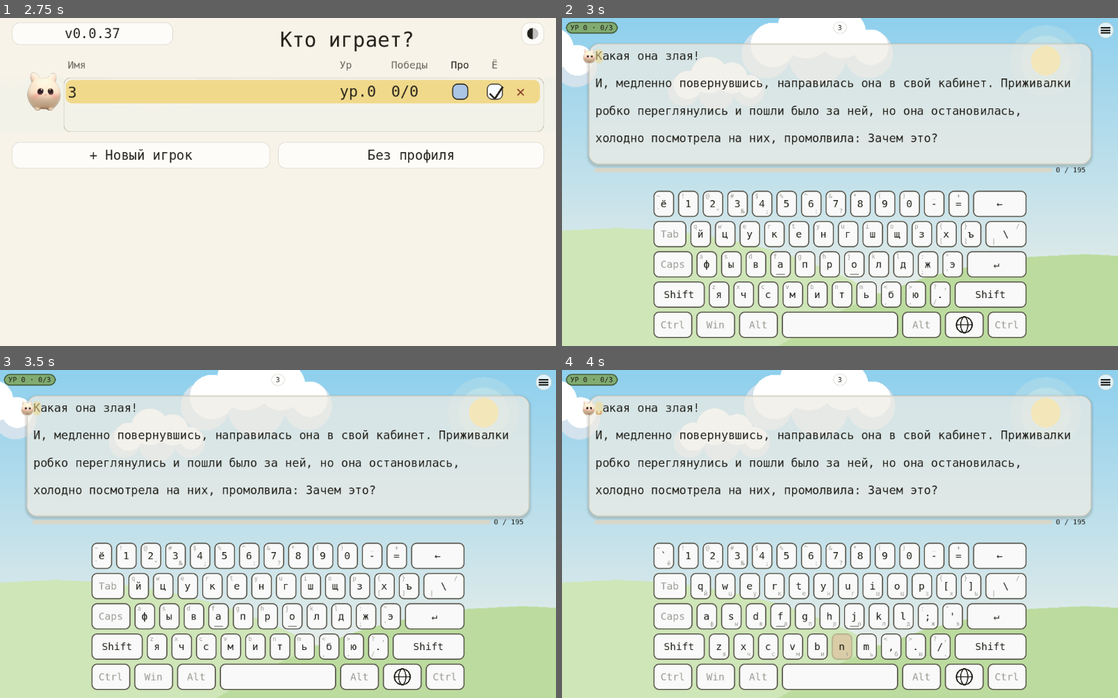
Above: before the commit, frames 1-4 (two rows, left to right).
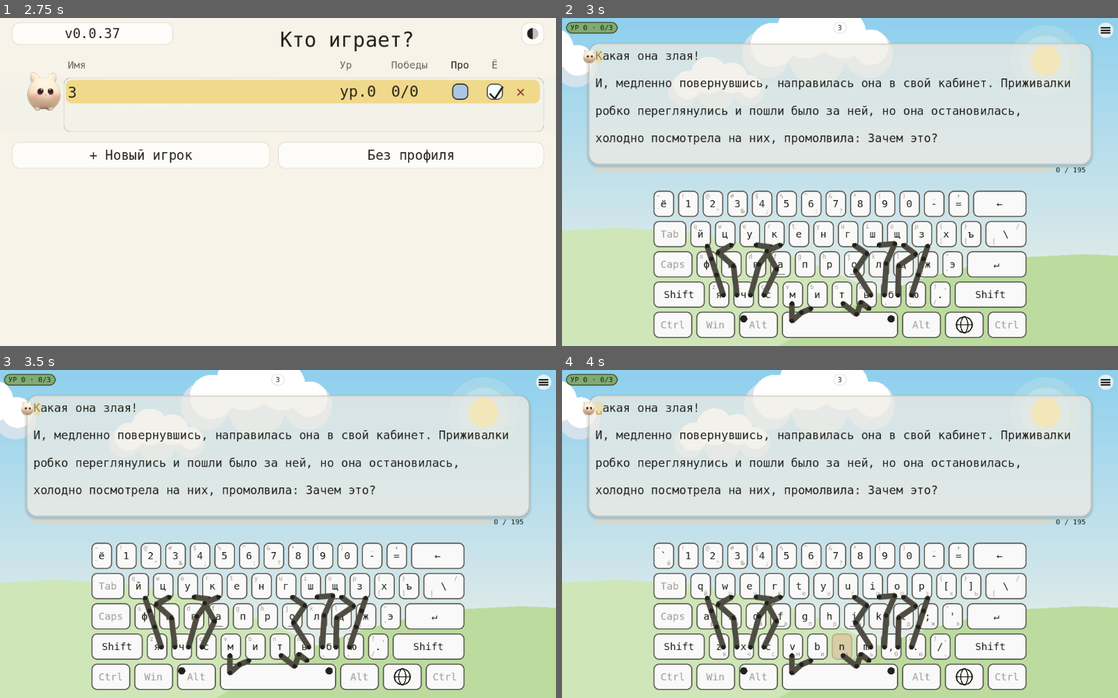
Above: after the commit, the same moments.

Repository: NikitaShubin/ModernBabyType
Game: Godot game, scene res://scenes/main.tscn
Two runs of this game, one before a commit and one after it. Both use one fixed random seed, a clock stepped at 60 frames per second and the inputs below.
Inputs (mouse positions are in pixels of both pictures, inside the frame that each line leads up to):
- Up to frame 1 (2.75 s): tap Enter at 0.5, 2.1 s; move the mouse to (400, 165) at 0.52 s; hold Right 0.53-1.25 s; tap Shift at 0.6 s; click (400, 165) at 0.67 s; tap Space at 0.77, 1.25 s; drag from (166, 198) to (250, 247) at 1.27 s; move the mouse to (333, 109) at 2.02 s; hold Right from 2.03 s (still down)
- Up to frame 2 (3 s): release Right at 2.75 s; tap Enter at 2.75 s; drag from (812, 247) to (673, 132) at 2.77 s
- Up to frame 3 (3.5 s): no input
- Up to frame 4 (4 s): tap Space at 3.5, 3.77 s; move the mouse to (1006, 583) at 3.52 s; hold Left from 3.53 s (still down); tap N at 3.6 s

Frame 1 is identical in both runs. In frame 2, 2.0% of the frame differs, in the area x 25-67%, y 67-94%; in frame 3, 2.0%; in frame 4, 2.0%.

Commit message:
Руки в игре: подсказка ведёт пальцы (этап 3) + чистый рендер Hands
draw_both — одна функция рисования песочницы и игры. В партии (main):
покой кистей рисуется всегда, пока доска на экране; подсказка
(_hint_keys) диктует ходы: Shift+буква — ДВЕ руки одновременно, знаки —
шифт+цифра, пробел — половиной своего бока («пробел:Л»), глобус —
большой правой. Ход пальца догоняет цель HANDS_CHASE=12/с и течёт
назад из конечной точки: подсказка спала — палец не телепортируется.
Позы кэшируются по (области, ввод), FABRIK не гоняется в кадре —
perf не задет. Пробы: ShiftR на левую руку, стороны пробела, снятый
пол штриха (был слеп — проверка теперь меряет функцию на мелкой доске
20px). Временные файлы хода работы — в .tmp/ (/tmp у автора обнуляется
при перезагрузке).

Diff:
--- a/game/scripts/hands.gd
+++ b/game/scripts/hands.gd
@@ -286,3 +286,68 @@
 		# (у него есть текущая буква); без контекста — правый большой.
 		return [RIGHT, THUMB]
 	return finger_of(s)
+
+
+## Куда идёт палец по ПОДСКАЗКЕ (сигнатура из _hint_keys игры):
+## «Shift»/«ShiftR» — мизинцы, «↵»/«←» — правый мизинец, легенда
+## клавиши — её палец, «пробел:Л/П» — большой той руки. [-1, -1] —
+## рука не реагирует (клавиша вне карты).
+static func hint_finger(sig: String) -> Array:
+	if sig == "Shift":
+		return [LEFT, PINKY]
+	if sig == "ShiftR":
+		return [RIGHT, PINKY]
+	return finger_of(sig)
+
+
+## Точка нажатия по сигнатуре подсказки: центр ПЛОЩАДИ клавиши у
+## обычных; «пробел:Л» — левая четверть ширины пробела, «пробел:П» —
+## правая (палец противоположной руки, как рисует подсказка половин).
+## ZERO — клавиши нет: рука не реагирует.
+static func hint_point(bs: Array, sig: String) -> Vector2:
+	var r := key_rect(bs, sig)
+	if r.size != Vector2.ZERO:
+		return r.get_center()
+	if sig == "пробел:Л" or sig == "пробел:П":
+		var sp := key_rect(bs, "пробел")
+		if sp.size != Vector2.ZERO:
+			var side := 0.25 if sig == "пробел:Л" else 0.75
+			return Vector2(sp.position.x + sp.size.x * side,
+				sp.position.y + sp.size.y * 0.5)
+	return Vector2.ZERO
+
+
+## Скелет обеих кистей рисует вызвавший CanvasItem (ни сцены, ни
+## состояния). rests — {рука: поза rest_pose}; presses —
+## {рука: {палец: [точка, ход 0..1]}} — пальцы со ludzi ходом тянутся
+## к точке (0 — чистый покой). Штрих — от питча доски.
+static func draw_both(ci: CanvasItem, rests: Dictionary,
+		presses: Dictionary, pitch: float, bone_base: Color,
+		joint_base: Color) -> void:
+	var w := stroke_of(pitch)
+	for h in rests.keys():
+		var pose: Dictionary = rests[h]
+		if not pose.has("wrist"):
+			continue
+		var chains: Dictionary = pose.get("fingers", {})
+		var pv: Dictionary = presses.get(h, {})
+		for f in chains.keys():
+			var chain: Array = chains[f]
+			if pv.has(f):
+				var info: Array = pv[f]
+				var tgt := (pose["targets"][f] as Vector2).lerp(
+					info[0], clampf(info[1], 0.0, 1.0))
+				chain = ik_chain(chain[0], bones_px(f, pitch), tgt)
+			if chain.size() < 2:
+				continue
+			for i in chain.size() - 1:
+				ci.draw_line(chain[i], chain[i + 1], bone_base,
+					w * 2.2, true)
+			for pt in chain:
+				ci.draw_circle(pt, w, joint_base)
+		ci.draw_circle(pose["wrist"], w * 1.6, joint_base)
+
+
+## Полтолщины костей: от питча — доска мельче, а палец читаться обязан.
+static func stroke_of(pitch: float) -> float:
+	return clampf(pitch * 0.11, 2.6, 5.0)
--- a/game/scripts/hands_sandbox.gd
+++ b/game/scripts/hands_sandbox.gd
@@ -122,8 +122,7 @@
 		int(30.0 * k), kb_key_sb, kb_on_sb, Ui.INK_DAY,
 		[], null, Ui.DIM_DAY, 1.0, "", false, _flash_sb(), press_key)
 	# Кисти ПОВЕРХ доски (полупрозрачно: подписи читаются).
-	_draw_hand(Hands.LEFT)
-	_draw_hand(Hands.RIGHT)
+	_draw_hands()
 
 
 ## Заливка вспышки — тем же стилем верного ввода, но alpha = таймеру.
@@ -136,46 +135,18 @@
 	return sb
 
 
-## Цепь пальца для рисования: покой из rest; если палец сейчас
-## «нажат», цель едет от покоя (над клавишей) к центру клавиши и
-## обратно — синус: нажал-вернулся без рыва.
-func _finger_chain(h: int, f: int) -> Array:
-	var pose: Dictionary = _rest.get(h, {})
-	var chains: Dictionary = pose.get("fingers", {})
-	if not chains.has(f):
-		return []
-	var chain: Array = chains[f]
-	if h != press_hand or f != press_finger or press_t <= 0.0:
-		return chain
-	# Ход: 0..1..0 (полсинуса от таймера танца PRESS_TIME).
-	var t01 := 1.0 - press_t / float(PRESS_TIME)
-	var depth := sin(clampf(t01, 0.0, 1.0) * PI)
-	var tgt: Vector2 = pose["targets"][f]
-	var target := tgt.lerp(press_point, depth)
-	return Hands.ik_chain(chain[0], Hands.bones_px(f, _pitch), target)
+func _draw_hands() -> void:
+	if _rest.is_empty():
+		return
+	# Ходы: тап гонит палец к центру клавиши по полусинусу хода
+	# (нажал-вернулся) — тот же механизм, что у подсказок в игре.
+	var presses := {}
+	if press_t > 0.0 and press_hand >= 0:
+		var t01 := 1.0 - press_t / float(PRESS_TIME)
+		var depth := sin(clampf(t01, 0.0, 1.0) * PI)
+		presses = {press_hand: {press_finger: [press_point, depth]}}
+	Hands.draw_both(self, _rest, presses, _pitch, _bone(), _joint())
 
-
-func _draw_hand(h: int) -> void:
-	var pose: Dictionary = _rest.get(h, {})
-	if not pose.has("wrist"):
-		return
-	var w := _stroke()
-	for f in pose["fingers"].keys():
-		var pts: Array = _finger_chain(h, f)
-		if pts.size() < 2:
-			continue
-		for i in pts.size() - 1:
-			draw_line(pts[i], pts[i + 1], _bone(), w * 2.2, true)
-		for pt in pts:
-			draw_circle(pt, w, _joint())
-	# Запястье — крупнее: главный «якорь» руки.
-	draw_circle(pose["wrist"], w * 1.6, _joint())
-
-
-## Штрих скелета — ОТ ПИТЧА (кегль кеглю не штрих): доска на телефоне
-## мельче, а палец читаться обязан на любой геометрии.
-func _stroke() -> float:
-	return clampf(_pitch * 0.11, 2.6, 5.0)
 
 
 func _bone() -> Color:
--- a/game/scripts/main.gd
+++ b/game/scripts/main.gd
@@ -2057,6 +2057,11 @@
 		# отпускания»). Гасим подсветку последним кадром.
 		kb_press = ""
 		kb_press_t = 0.0
+		queue_redraw()
+	# Кисти едут к подсказке и возвращаются в покой — плавно: пока
+	# движение живо, держим собственный кадр (иначе палец прыгает).
+	if _own_shown() and _hands_tick(
+			dt, _own_rect(), _kb_enter_shown(), _hint_keys()):
 		queue_redraw()
 	# Высота раскладки — всегда своя клавиатура: система больше не
 	# участвует, замеров и подстройки нет, раскладка не прыгает сама.
@@ -2874,11 +2879,116 @@
 		var c: Color = kb_hi_sb.bg_color
 		c.a = 0.45 + 0.35 * pulse
 		kb_hi_sb.bg_color = c
+	var area := _own_rect()
 	Kbd.draw(
-		self, _own_rect(), kb_lang, kb_shift, _kb_enter_shown(), mono,
+		self, area, kb_lang, kb_shift, _kb_enter_shown(), mono,
 		int(30.0 * k), kb_key_sb, kb_on_sb, _ui_ink(), hi, kb_hi_sb, _ui_dim(),
 		kb_morph, kb_morph_from, kb_morph_shift, _press_sb(), kb_press
 	)
+	# Скелет кистей ПОВЕРХ доски (полупрозрачно — подписи читаются):
+	# каким пальцем какую клавишу жать, и куда пальцы едут по подсказке.
+	_draw_hands(area)
+
+
+## Кисти НАД доской (автор 18.10.2026): ребёнок и взрослый видят, каким
+## пальцем на какую клавишу нажимать, а подсказка ведёт руки — палец
+## (шифт — из другой руки) съезжает к своей клавише и ждёт там нажатия.
+## Покой/ходы пальцев — от Hands (FABRIK), плавность хода — здесь.
+
+# Кэш позы покоя: геометрия доски между кадрами неизменна, FABRIK
+# пяти пальцев одной руки двигать каждый кадр лишний (~60 прямых).
+var _hands_rest: Dictionary = {}
+var _hands_key := ""
+var _hands_bs: Array = []
+var _hands_pitch := 0.0
+# Текущий ход пальцев по подсказке: {рука: {палец: [точка, ход 0..1]}}.
+# Точка хранится ПРОТИХ ВСЕГО хода: подсказка спадает — палец едет
+# к покою из КОНЕЧНОЙ точкиfé, а не рвётся мгновенно в дом-клавишу.
+var _hands_curs: Dictionary = {}
+const HANDS_CHASE := 12.0  # догон цели пальцем, сходно с зайцем (12/с)
+
+
+## Поза покоя обеих кистей над ДАННОЙ доской. Пересчёт только на смену
+## геометрии (ключ: область + ввод в низу). Собственные buttons() —
+## со сброшенным шифтом: поза смотрит только на КЛАВИШИ-прямоугольники
+## и русские легенды дом-ряда, регистр ей безразличен.
+func _hands_rest_ready(area: Rect2, enter: bool) -> Dictionary:
+	var key := "%s|%s" % [str(area), str(enter)]
+	if _hands_key == key:
+		return _hands_rest
+	_hands_key = key
+	_hands_bs = Kbd.buttons(area, false, enter)
+	_hands_pitch = Hands.pitch_of(_hands_bs)
+	_hands_rest = Hands.rest_both(_hands_bs)
+	return _hands_rest
+
+
+## Подготовка хода пальцев (каждый кадр с доской): цели — из подсказки,
+## ход догоняет цель скоростью HANDS_CHASE. True — есть движение
+## (следующий кадр нужен). Цели ставятся МОМЕНТАЛЬНО по новой подсказке:
+## сменившаяся клавиша не дожидается недоездов старой. Кэш buttons()
+## живёт своей жизнью: этот кадр руками не дышит.
+func _hands_tick(dt: float, area: Rect2, enter: bool, hi: Array) -> bool:
+	var rest := _hands_rest_ready(area, enter)
+	if rest.is_empty() or _hands_pitch <= 0.0:
+		return false
+	# Цели по подсказке: два пальца (шифт+буква — две руки,
+	# автор 18.10.2026) едут одновременно.
+	var goals := {}
+	for sig_v in hi:
+		var sig := str(sig_v)
+		var hf := Hands.hint_finger(sig)
+		if hf[0] < 0:
+			continue
+		var p := Hands.hint_point(_hands_bs, sig)
+		if p == Vector2.ZERO:
+			continue
+		if not goals.has(hf[0]):
+			goals[hf[0]] = {}
+		(goals[hf[0]] as Dictionary)[hf[1]] = p
+	var moved := false
+	var step := clampf(dt * HANDS_CHASE, 0.0, 1.0)
+	for h in [Hands.LEFT, Hands.RIGHT]:
+		if not _hands_curs.has(h):
+			_hands_curs[h] = {}
+		var curs: Dictionary = _hands_curs[h]
+		var ggen: Dictionary = goals.get(h, {})
+		for f in [Hands.THUMB, Hands.INDEX, Hands.MIDDLE, Hands.RING,
+				Hands.PINKY]:
+			var goal := 1.0 if ggen.has(f) else 0.0
+			var info: Array = curs[f] if curs.has(f) else [Vector2.ZERO, 0.0]
+			var pt: Vector2 = info[0]
+			var cur: float = info[1]
+			# Точка цели обновляется сразу: подсказка могла сменить
+			# клавишу раньше, чем палец доехал до прежней.
+			if goal > 0.0:
+				pt = ggen[f]
+			var nxt := cur
+			if absf(nxt - goal) > 0.001:
+				nxt = maxf(0.0, nxt - step) if goal == 0.0 					else minf(1.0, nxt + step)
+				moved = true
+			# Состояние пальца живёт, пока есть ход; цифровой остаток
+			# ниже порога стирем — меньше мусора в каждом кадре.
+			if nxt > 0.005:
+				curs[f] = [pt, nxt]
+			elif curs.has(f):
+				curs.erase(f)
+		if curs.is_empty():
+			_hands_curs.erase(h)
+	return moved
+
+
+## Скелет обеих кистей: раз в кадр с доской — ВСЕГДА, и в покое тоже:
+## «каким пальцем жать» видно до подсказки (автор 19.10.2026). Ходы
+## пальцев против покоя тянутся к точкам подсказки.
+func _draw_hands(area: Rect2) -> void:
+	var rest := _hands_rest_ready(area, _kb_enter_shown())
+	if rest.is_empty() or _hands_pitch <= 0.0:
+		return
+	var bone := Ui.LINE_NIGHT if night else Ui.LINE_DAY
+	var ink := Ui.INK_NIGHT if night else Ui.INK_DAY
+	Hands.draw_both(self, rest, _hands_curs, _hands_pitch, bone, ink)
+
 
 
 ## Нажатие на свою клавишу: символ — в _type_char, стереть — в _backspace,
--- a/game/tests/hands_test.gd
+++ b/game/tests/hands_test.gd
@@ -53,6 +53,7 @@
 	_ik_invariants(bs)
 	_rest_pose_checks(bs)
 	_mirror_checks(bs)
+	_hint_checks(bs)
 
 
 ## Каждая клавиша ДОСКИ имеет палец: карта не может отстать от
@@ -172,3 +173,52 @@
 		var rx := (rtip.x - axis) - (-dx)
 		_check(dy < 0.4 * pitch, "finger %d tips at one height in both hands" % f)
 		_check(absf(rx) < 0.4 * pitch, "finger %d tips mirror across the hand axis" % f)
+
+
+## Подсказка ведёт руки: сигнатура из _hint_keys → [рука, палец] и
+## точка нажатия. Шифты — мизинцы, «←»/«↵» — правый мизинец, пробел —
+## половиной своего бока, легенда — своим пальцем.
+func _hint_checks(bs: Array) -> void:
+	_check(Hands.hint_finger("Shift") == [Hands.LEFT, Hands.PINKY],
+		"hint Shift is the left pinky")
+	_check(Hands.hint_finger("ShiftR") == [Hands.RIGHT, Hands.PINKY],
+		"hint ShiftR is the right pinky")
+	_check(Hands.hint_finger("←") == [Hands.RIGHT, Hands.PINKY],
+		"hint backspace is the right pinky")
+	_check(Hands.hint_finger("↵") == [Hands.RIGHT, Hands.PINKY],
+		"hint enter is the right pinky")
+	_check(Hands.hint_finger("в") == [Hands.LEFT, Hands.MIDDLE],
+		"hint letter uses its mapped finger")
+	_check(Hands.hint_finger("чужое") == [-1, -1],
+		"hint of a foreign sig does not move a hand")
+	var pitch := Hands.pitch_of(bs)
+	# Шрифт+буква — ДВЕ руки: обе подсказки дают пальцы (author 18.10).
+	var shift_f := Hands.hint_finger("Shift")
+	var key_f := Hands.hint_finger("о")
+	_check(shift_f[0] != key_f[0],
+		"hint Shift+letter goes to two different hands")
+	# Точки: центр клавиши; половины пробела — по своей стороне.
+	var vo := Hands.key_rect(bs, "о")
+	_check((Hands.hint_point(bs, "о") as Vector2).distance_to(
+		vo.get_center()) < 0.001, "hint point is the key center")
+	var sp := Hands.key_rect(bs, "пробел")
+	var pl := Hands.hint_point(bs, "пробел:Л") as Vector2
+	var pr := Hands.hint_point(bs, "пробел:П") as Vector2
+	_check(pl.x < sp.get_center().x and pr.x > sp.get_center().x,
+		"space halves hint by opposite hand on its own side")
+	_check(absf(pl.y - sp.get_center().y) < 0.001 * pitch
+		and absf(pr.y - sp.get_center().y) < 0.001 * pitch,
+		"space halves hint at the row height")
+	# Точка отсутствующей клавиши — ноль: рука не реагирует.
+	_check(Hands.hint_point(bs, "чужое") == Vector2.ZERO,
+		"foreign hint point is ZERO")
+	# Ход рисуем в presses только с ненулевым ходом: покой не красят
+	# поверх той же геометрии повторно (мера живая).
+	# Пол/потолок штриха меряются НА КРИВОЙ: доска бывает мельче
+	# тестовой (альбом с k~0.9), на 25.8 пикс проверка слепа.
+	_check(Hands.stroke_of(20.0) >= 2.6,
+		"stroke floor holds on a small board")
+	_check(Hands.stroke_of(pitch) >= 2.6,
+		"stroke has the small-board floor")
+	_check(Hands.stroke_of(400.0) <= 5.0,
+		"stroke has the big-board ceiling")
Not shown, changed: .gitignore
Not shown, changed: AGENTS.md
